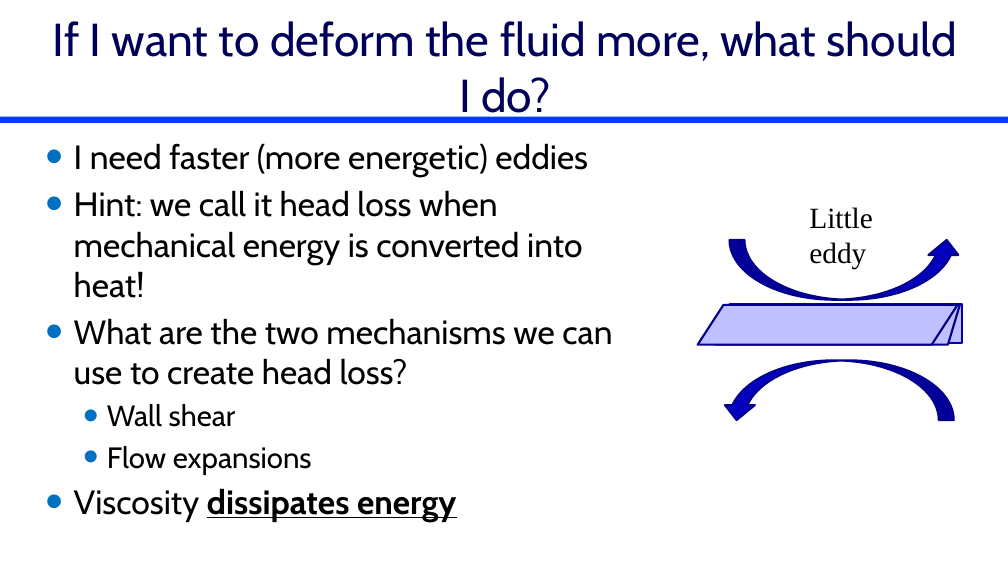
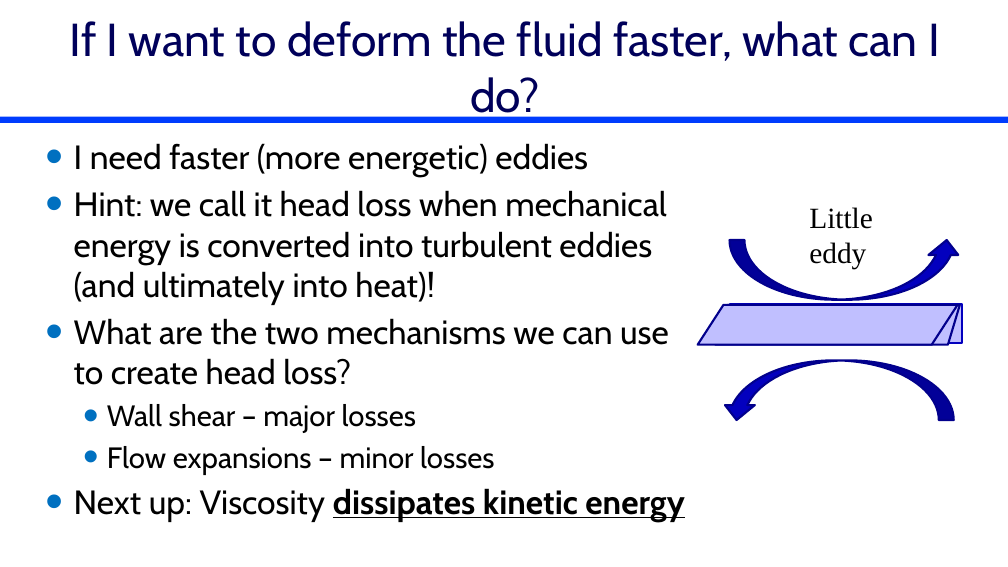
Before and after one commit to monroews/CEE4520Lectures, a slide deck: slide 7 of Flocculation Model.pptx. Drawn at 1008x567 pixels with LibreOffice and Linux fonts; fonts in the diff are those of the drawing. Boxes give left, top, right and bottom in pixels: in the first picture for what was removed or moved away, otherwise in the second. Text is boxed around its words. In the diff, an @@ line names an element or a change of style, - is before the commit and + after.

```diff
--- a/Flocculation Model.pptx
+++ b/Flocculation Model.pptx
@@ title at (70,21,940,123): text changed @@
-If I want to deform the fluid more, what should I do?
+If I want to deform the fluid faster, what can I do?
@@ text at (74,190,667,305): text changed @@
-• Hint: we call it head loss when mechanical energy is converted into heat!
+• Hint: we call it head loss when mechanical energy is converted into turbulent eddies (and ultimately into heat)!
@@ text at (74,404,684,522): text changed; size 32 to 28 pt @@
-  • Wall shear
-  • Flow expansions
-• Viscosity dissipates energy
+  • Wall shear – major losses
+  • Flow expansions – minor losses
+• Next up: Viscosity dissipates kinetic energy
```
Also in this commit, not shown: 19 other slides changed, 11 slides added, 7 slides removed.
